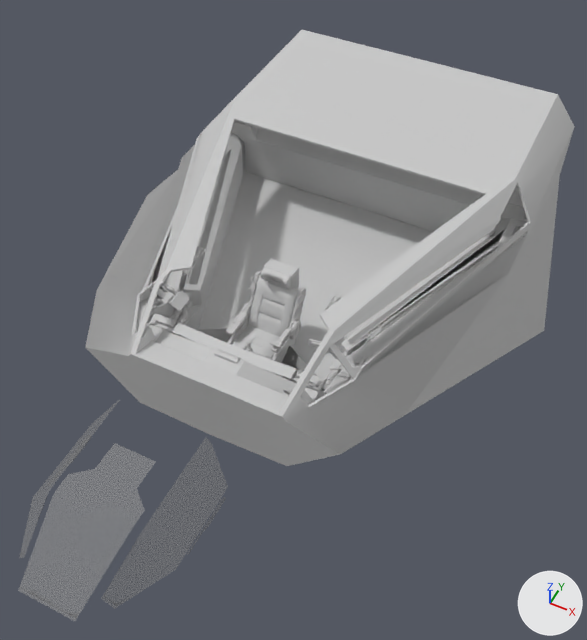
The FBX model Assets/Models/Cockpit/shuttleCockpit.fbx as it was, and as the next commit left it.
The view is the same before and after, from a camera (50 mm lens) standing at (47.4, -81.4, 115.4) and looking at (2.1, 9.2, 2.1). The axes (+X, +Y, +Z) are drawn at lower right. The lights are the same throughout. Where no turn or scale is listed for an object, it has been applied to the vertices. Vertices at the same position are counted once.

The scene before the commit, as lines of its bpy script (objects in view):
```python
me_mesh = bpy.data.meshes.new('Mesh')
me_mesh.from_pydata(...)  # 16894 vertices, 25934 faces; spans x -44.5..44.5, y -18.2..78.0, z -0.8..18.9
# faces by material slot: [25926, 2, 4, 2]
me_mesh.materials.append(mat_cockpitmaterial)  # light grey #cacaca
me_mesh.materials.append(mat_screenright)  # black #3d3d3d
me_mesh.materials.append(mat_screenmid)  # black #3d3d3d
me_mesh.materials.append(mat_screenleft)  # black #3d3d3d
me_mesh_001 = bpy.data.meshes.new('Mesh.001')
me_mesh_001.from_pydata(...)  # 62 vertices, 58 faces; spans x -12.0..12.0, y -14.1..14.6, z 9.5..18.6
me_mesh_001.materials.append(mat_glass)
ob_va_heavyfightercockpit1_base = bpy.data.objects.new('VA_HeavyFighterCockpit1_Base', me_mesh)
ob_va_heavyfightercockpit1_base.location = (0.0, 0.0, 0.0)
ob_va_heavyfightercockpit1_glass = bpy.data.objects.new('VA_HeavyFighterCockpit1_Glass', me_mesh_001)
ob_va_heavyfightercockpit1_glass.location = (0.0, -43.6, 0.0)
```
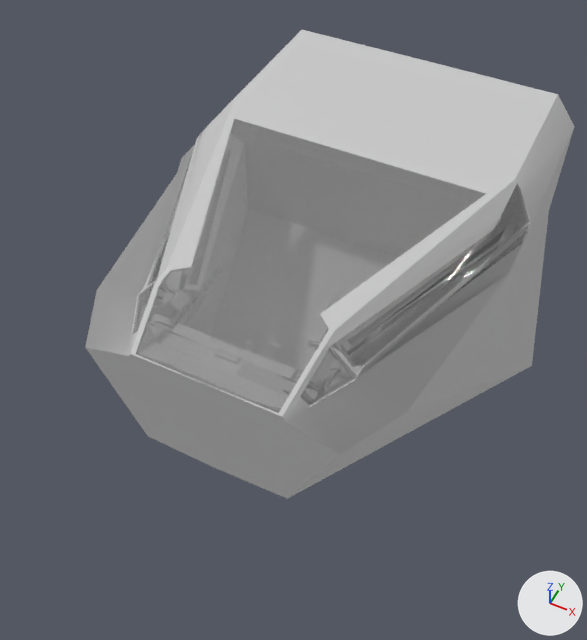
What differs and where, as boxes (x1, y1, x2, y2) in the pictures (587 x 640 px; the box of a moved part takes in the faces that stretch with it):
'VA_HeavyFighterCockpit1_Base', reshaped (8% taller): before (85, 30, 575, 466); after (85, 30, 575, 499)
'VA_HeavyFighterCockpit1_Glass', reshaped, moved: before (20, 439, 224, 619); after (133, 125, 519, 413)
part 2 of me_mesh, deleted: before (197, 258, 315, 375)
part 3 of me_mesh, moved or reshaped: before (86, 129, 574, 466); after (86, 129, 574, 499)

What changed in the scene script:
```text
Change me_mesh:
    used by ob_va_heavyfightercockpit1_base; location = (0.0, 0.0, 0.0)
    remove me_mesh.from_pydata(...)  # 16894 vertices, 25934 faces; spans x -44.5..44.5, y -18.2..78.0, z -0.8..18.9
    add me_mesh.from_pydata(...)  # 13165 vertices, 19808 faces; spans x -44.5..44.5, y -18.2..78.0, z -11.4..18.9
    me_mesh part 2: 119 loose pieces with 3730 vertices, spanning x -12.7..12.7, y -10.1..10.1, z 0.0..15.8, are deleted
    me_mesh part 3: 494 vertices moved from x -44.5..44.5, y -18.2..78.0, z -0.8..18.2 to x -44.5..44.5, y -18.2..78.0, z -11.4..18.2; 4 vertices removed from x -28.7..0.0, y -12.2..45.4, z -0.3..2.4; 5 vertices added at x -28.7..0.0, y -12.2..46.8, z -10.9..-8.2
Change me_mesh_001:
    used by ob_va_heavyfightercockpit1_glass; location = (0.0, -43.6, 0.0)
    remove me_mesh_001.from_pydata(...)  # 62 vertices, 58 faces; spans x -12.0..12.0, y -14.1..14.6, z 9.5..18.6
    add me_mesh_001.from_pydata(...)  # 92 vertices, 76 faces; spans x -35.3..35.3, y -14.7..49.4, z 9.3..18.5
    me_mesh_001 part 1
    14 vertices are removed from x -12.0..12.0, y -0.8..14.6, z 12.0..18.6
    16 faces are deleted
    32 vertices move from x -12.0..12.0, y -14.1..0.7, z 12.0..18.6 to x -20.7..20.7, y -14.7..5.4, z 11.9..18.5
    44 vertices are added at x -35.3..35.3, y 0.5..49.4, z 9.3..18.5
    34 new faces join them
Change ob_va_heavyfightercockpit1_glass:
    ob_va_heavyfightercockpit1_glass.location: (0.0, -43.6, 0.0) -> (0.0, -3.3, 0.4)
```
